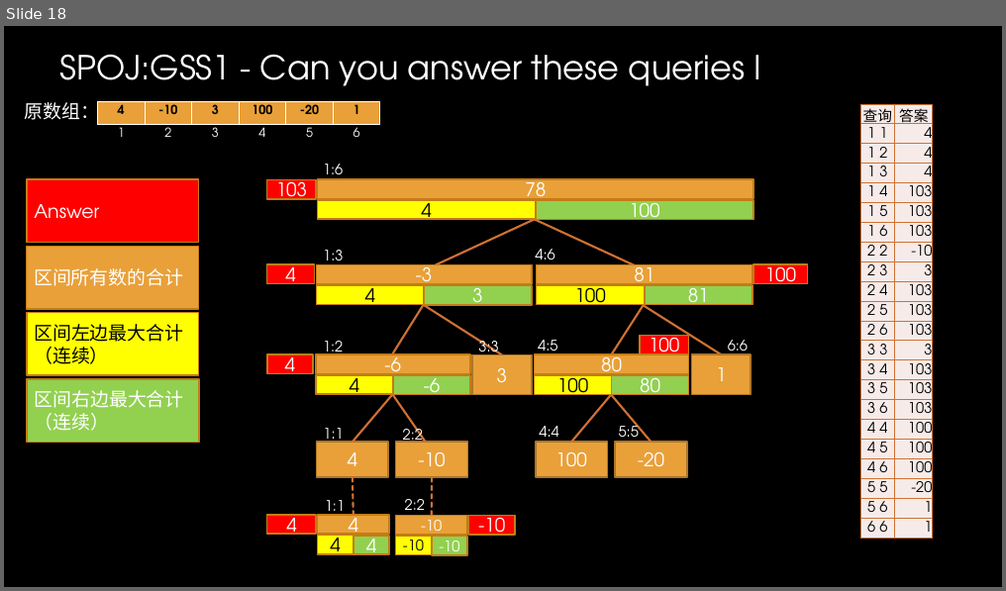
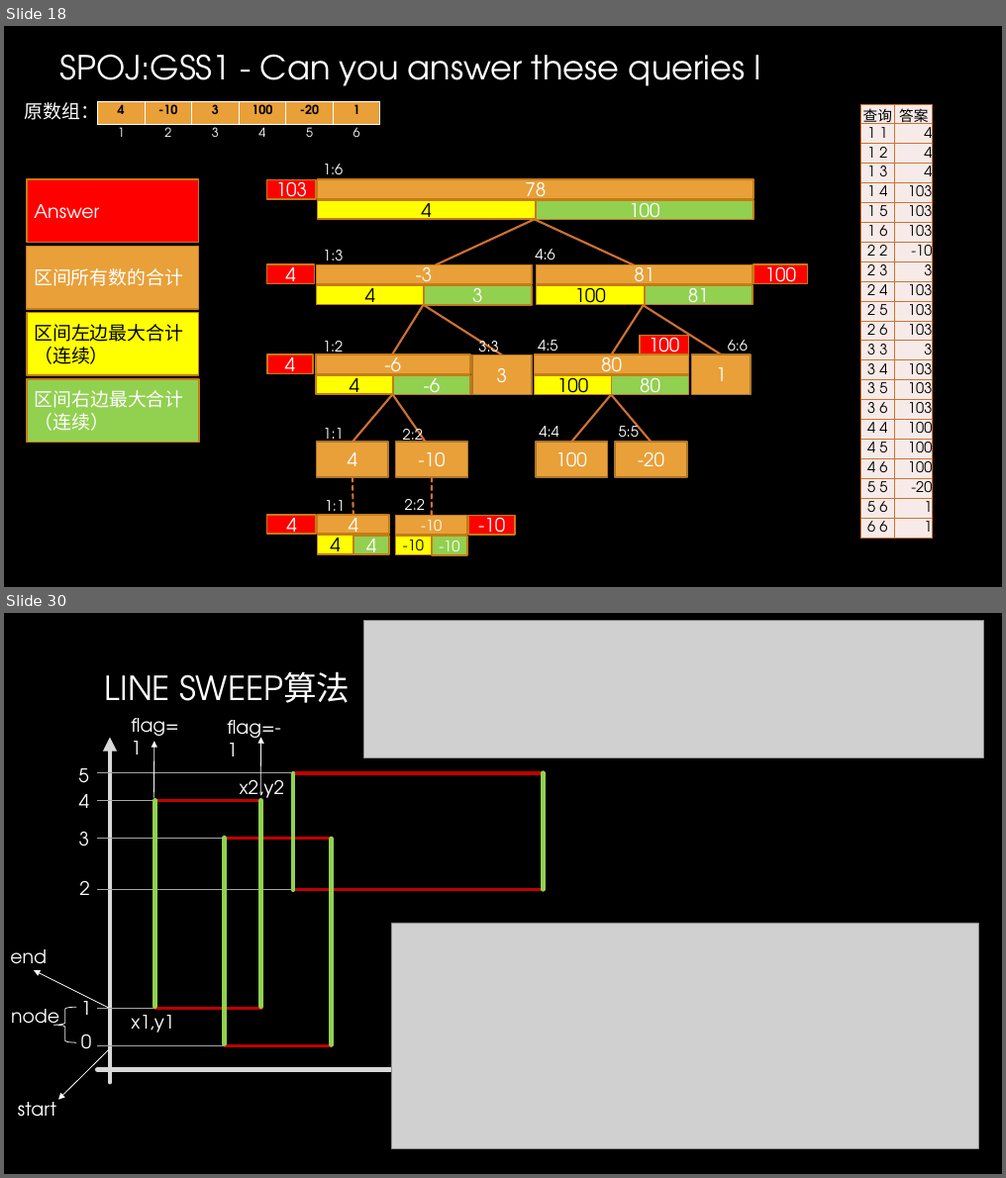
Before and after one commit to gzshawnliang/competitive-programming, a slide deck: doc/Other/RMQ问题.pptx. Shown one above the other, each under a label of ours: slide 18 before the commit, slides 18 and 30 after it; the slides between them are not shown. The pictures are 1006x591 and 1006x1178 pixels, drawn with LibreOffice and Linux fonts; fonts in the diff are those of the drawing; grey boxes stand for pictures; background and template pictures are left out. Boxes give left, top, right and bottom in pixels: in the first picture for what was removed or moved away, otherwise in the second. Text is boxed around its words. In the diff, an @@ line names an element or a change of style, - is before the commit and + after.

```diff
--- a/doc/Other/RMQ问题.pptx
+++ b/doc/Other/RMQ问题.pptx
@@ slide 30 added at [4,613,1002,1174], background picture (left out) @@
@@ picture added at [363,620,984,758] @@
@@ title added at [105,671,350,703], 32 pt, text gradient #FFFFFF to #A6A6A6 @@
+LINE SWEEP算法
@@ text added at [131,718,178,755], 18 pt, text #FFFFFF @@
+flag=1
@@ text added at [227,720,281,757], 18 pt, text #FFFFFF @@
+flag=-1
@@ arrow added from (110, 1082) to (110, 738), #D9D9D9 4.5 pt @@
@@ arrow added from (153, 798) to (154, 741), #FFFFFF 0.75 pt @@
@@ arrow added from (260, 793) to (260, 738), #FFFFFF 0.75 pt @@
@@ line added from (293, 773) to (98, 773), #A6A6A6 1 pt @@
@@ text added at [240,774,284,802], 18 pt, text #FFFFFF @@
+x2,y2
@@ rectangle added at [293,773,543,890], outline #C00000 3 pt @@
@@ line added from (293, 774) to (293, 890), #92D050 4.5 pt @@
@@ line added from (543, 773) to (543, 889), #92D050 4.5 pt @@
@@ line added from (155, 800) to (98, 800), #A6A6A6 1 pt @@
@@ rectangle added at [155,800,262,1008], outline #C00000 3 pt @@
@@ line added from (155, 800) to (155, 1007), #92D050 4.5 pt @@
@@ line added from (260, 800) to (260, 1007), #92D050 4.5 pt @@
@@ line added from (224, 839) to (98, 839), #A6A6A6 1 pt @@
@@ rectangle added at [224,839,331,1047], outline #C00000 3 pt @@
@@ line added from (224, 839) to (224, 1045), #92D050 4.5 pt @@
@@ line added from (332, 839) to (332, 1045), #92D050 4.5 pt @@
@@ line added from (293, 890) to (98, 890), #A6A6A6 1 pt @@
@@ picture added at [392,923,979,1149] @@
@@ text added at [10,950,47,972], 18 pt, text #FFFFFF @@
+end
@@ arrow added from (109, 1008) to (34, 970), #FFFFFF 0.75 pt @@
@@ text added at [11,1009,59,1026], 18 pt, text #FFFFFF @@
+node
@@ left brace added at [54,1008,76,1044], outline #F2F2F2 0.75 pt @@
@@ line added from (155, 1008) to (98, 1008), #A6A6A6 1 pt @@
@@ text added at [131,1015,174,1033], 18 pt, text #FFFFFF @@
+x1,y1
@@ arrow added from (109, 1051) to (58, 1100), #FFFFFF 0.75 pt @@
@@ group added at [78,768,91,1050]: 6 texts @@
+1
+5
+2
+3
+4
+0
@@ line added from (224, 1046) to (98, 1046), #A6A6A6 1 pt @@
@@ arrow added from (98, 1069) to (641, 1069), #D9D9D9 4.5 pt @@
@@ text added at [18,1102,56,1117], 18 pt, text #FFFFFF @@
+start
```
Also in this commit, not shown: 11 other slides added, 1 other file.
